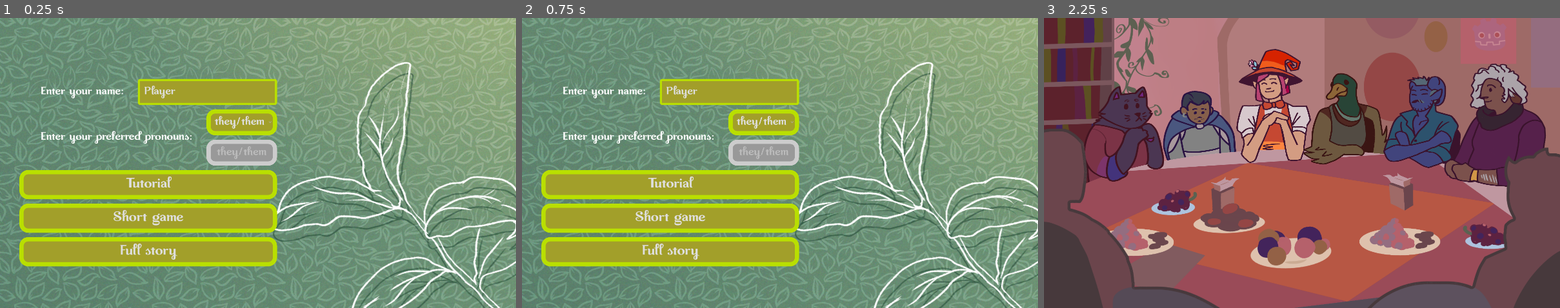
Above: before the commit, frames 1-3 (left to right).
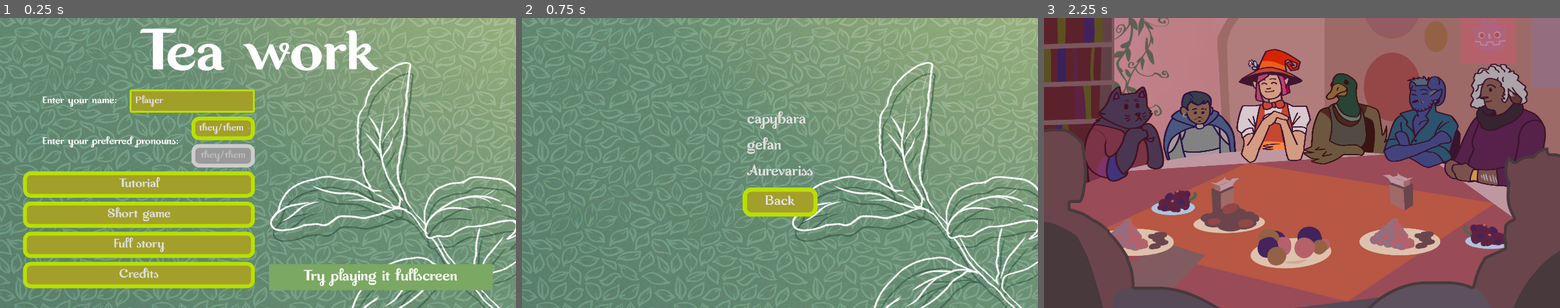
Above: after the commit, the same moments.

Repository: milana-94888u/tea-party
Game: Godot game, scene res://src/scenes/ui/main_menu.tscn
The game is run twice, just before and just after one commit, with the same random seed, the same clock (stepped at 60 frames per second) and the same inputs.
Inputs (mouse positions are in pixels of both pictures, inside the frame that each line leads up to):
- Up to frame 1 (0.25 s): no input
- Up to frame 2 (0.75 s): click (661, 276) at 0.5 s, where only the run after the commit has a clickable "Credits"
- Up to frame 3 (2.25 s): click (1302, 200) at 1.25 s, where only the run after the commit has a clickable "Back"; click "Full story" at 2 s

The runs differ from the first frame. In frame 1, 23% of the frame differs, in the area x 3-96%, y 3-94%; in frame 2, 21%; in frame 3, nothing differs.

Commit message:
add credits

Diff:
--- /dev/null
+++ b/src/scenes/ui/credits.gd
@@ -0,0 +1,5 @@
+extends Control
+
+
+func _on_back_button_pressed() -> void:
+	get_tree().change_scene_to_file("res://src/scenes/ui/main_menu.tscn")
--- /dev/null
+++ b/src/scenes/ui/credits.tscn
@@ -0,0 +1,62 @@
+[gd_scene load_steps=3 format=3 uid="uid://cet3a4ssl0fvr"]
+
+[ext_resource type="Texture2D" uid="uid://cmxgtl0uwjyme" path="res://assets/main_menu_background.png" id="1_ltgdx"]
+[ext_resource type="Script" path="res://src/scenes/ui/credits.gd" id="1_rwrnl"]
+
+[node name="Credits" type="Control"]
+layout_mode = 3
+anchors_preset = 15
+anchor_right = 1.0
+anchor_bottom = 1.0
+grow_horizontal = 2
+grow_vertical = 2
+script = ExtResource("1_rwrnl")
+
+[node name="Background" type="TextureRect" parent="."]
+offset_right = 40.0
+offset_bottom = 40.0
+texture = ExtResource("1_ltgdx")
+metadata/_edit_lock_ = true
+
+[node name="VBoxContainer" type="VBoxContainer" parent="."]
+layout_mode = 1
+anchors_preset = 8
+anchor_left = 0.5
+anchor_top = 0.5
+anchor_right = 0.5
+anchor_bottom = 0.5
+offset_left = -123.5
+offset_top = -192.0
+offset_right = 123.5
+offset_bottom = 192.0
+grow_horizontal = 2
+grow_vertical = 2
+
+[node name="Capybara" type="LinkButton" parent="VBoxContainer"]
+layout_mode = 2
+theme_override_font_sizes/font_size = 64
+text = "capybara"
+underline = 1
+uri = "https://onitenjikunezumi.itch.io/"
+
+[node name="Gefan" type="LinkButton" parent="VBoxContainer"]
+layout_mode = 2
+theme_override_font_sizes/font_size = 64
+text = "gefan"
+underline = 1
+uri = "https://tmgefan.itch.io/"
+
+[node name="Raven" type="LinkButton" parent="VBoxContainer"]
+layout_mode = 2
+theme_override_font_sizes/font_size = 64
+text = "Aurevariss"
+underline = 1
+uri = "https://aurevariss.itch.io/"
+
+[node name="BackButton" type="Button" parent="VBoxContainer"]
+unique_name_in_owner = true
+layout_mode = 2
+mouse_default_cursor_shape = 2
+text = "Back"
+
+[connection signal="pressed" from="VBoxContainer/BackButton" to="." method="_on_back_button_pressed"]
--- a/src/scenes/ui/main_menu.gd
+++ b/src/scenes/ui/main_menu.gd
@@ -98,3 +98,7 @@
 	var pronouns := pronouns_line.text.split("/", true, 2)
 	PlayerData.start_game(name_line.text, pronouns[0], pronouns[1], true)
 	get_tree().change_scene_to_file("res://src/scenes/main/main.tscn")
+
+
+func _on_credits_button_pressed() -> void:
+	get_tree().change_scene_to_file("res://src/scenes/ui/credits.tscn")
--- a/src/scenes/ui/main_menu.tscn
+++ b/src/scenes/ui/main_menu.tscn
@@ -12,19 +12,36 @@
 grow_vertical = 2
 script = ExtResource("1_ygnp3")
 
-[node name="TextureRect" type="TextureRect" parent="."]
+[node name="Background" type="TextureRect" parent="."]
 layout_mode = 0
 offset_right = 40.0
 offset_bottom = 40.0
 texture = ExtResource("1_iuohf")
 metadata/_edit_lock_ = true
 
+[node name="Title" type="Label" parent="."]
+layout_mode = 1
+anchors_preset = 5
+anchor_left = 0.5
+anchor_right = 0.5
+offset_left = -128.5
+offset_right = 128.5
+offset_bottom = 97.0
+grow_horizontal = 2
+theme_type_variation = &"HeaderLarge"
+theme_override_font_sizes/font_size = 256
+text = "Tea work"
+
 [node name="VBoxContainer" type="VBoxContainer" parent="."]
-layout_mode = 0
-offset_left = 88.0
-offset_top = 235.0
-offset_right = 929.0
-offset_bottom = 697.0
+layout_mode = 1
+anchors_preset = 2
+anchor_top = 1.0
+anchor_bottom = 1.0
+offset_left = 100.0
+offset_top = -775.0
+offset_right = 1026.0
+grow_vertical = 0
+scale = Vector2(0.9, 0.9)
 
 [node name="HBoxContainer" type="HBoxContainer" parent="VBoxContainer"]
 layout_mode = 2
@@ -94,9 +111,36 @@
 mouse_default_cursor_shape = 2
 text = "Full story"
 
+[node name="CreditsButton" type="Button" parent="VBoxContainer"]
+unique_name_in_owner = true
+layout_mode = 2
+mouse_default_cursor_shape = 2
+text = "Credits"
+
+[node name="FullscreenHint" type="PanelContainer" parent="."]
+layout_mode = 1
+anchors_preset = 3
+anchor_left = 1.0
+anchor_top = 1.0
+anchor_right = 1.0
+anchor_bottom = 1.0
+offset_left = -919.0
+offset_top = -163.0
+offset_right = -87.0
+offset_bottom = -66.0
+grow_horizontal = 0
+grow_vertical = 0
+
+[node name="Label" type="Label" parent="FullscreenHint"]
+layout_mode = 2
+theme_type_variation = &"HeaderLarge"
+text = "Try playing it fullscreen"
+metadata/_edit_lock_ = true
+
 [connection signal="text_changed" from="VBoxContainer/HBoxContainer/NameLine" to="." method="_on_name_line_text_changed"]
 [connection signal="item_selected" from="VBoxContainer/HBoxContainer2/VBoxContainer/PronounsOptions" to="." method="_on_pronouns_options_item_selected"]
 [connection signal="text_changed" from="VBoxContainer/HBoxContainer2/VBoxContainer/PronounsLine" to="." method="_on_pronouns_line_text_changed"]
 [connection signal="pressed" from="VBoxContainer/TutorialButton" to="." method="_on_tutorial_button_pressed"]
 [connection signal="pressed" from="VBoxContainer/ShortGameButton" to="." method="_on_short_game_button_pressed"]
 [connection signal="pressed" from="VBoxContainer/FullStoryButton" to="." method="_on_full_story_button_pressed"]
+[connection signal="pressed" from="VBoxContainer/CreditsButton" to="." method="_on_credits_button_pressed"]
